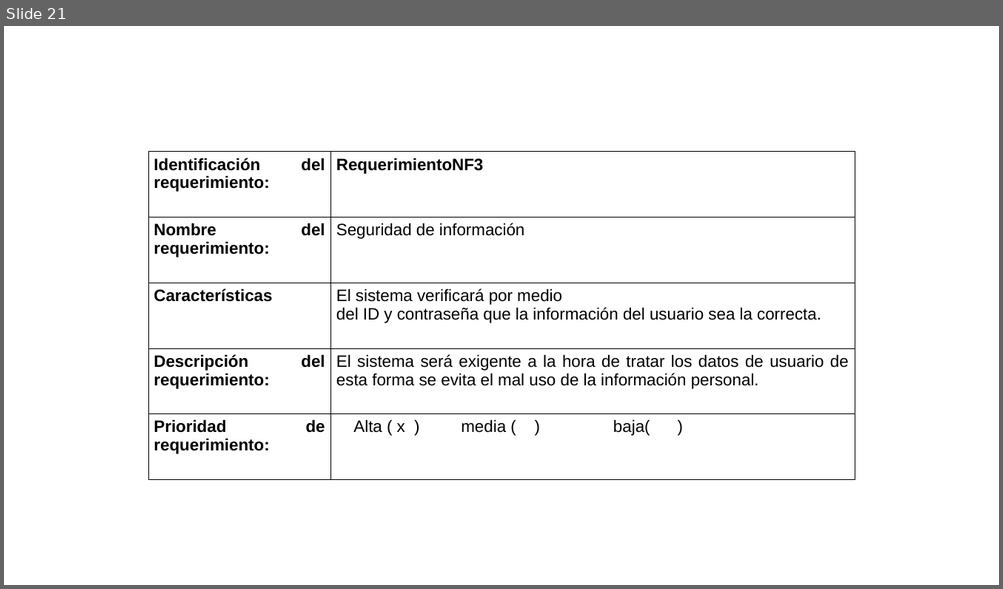
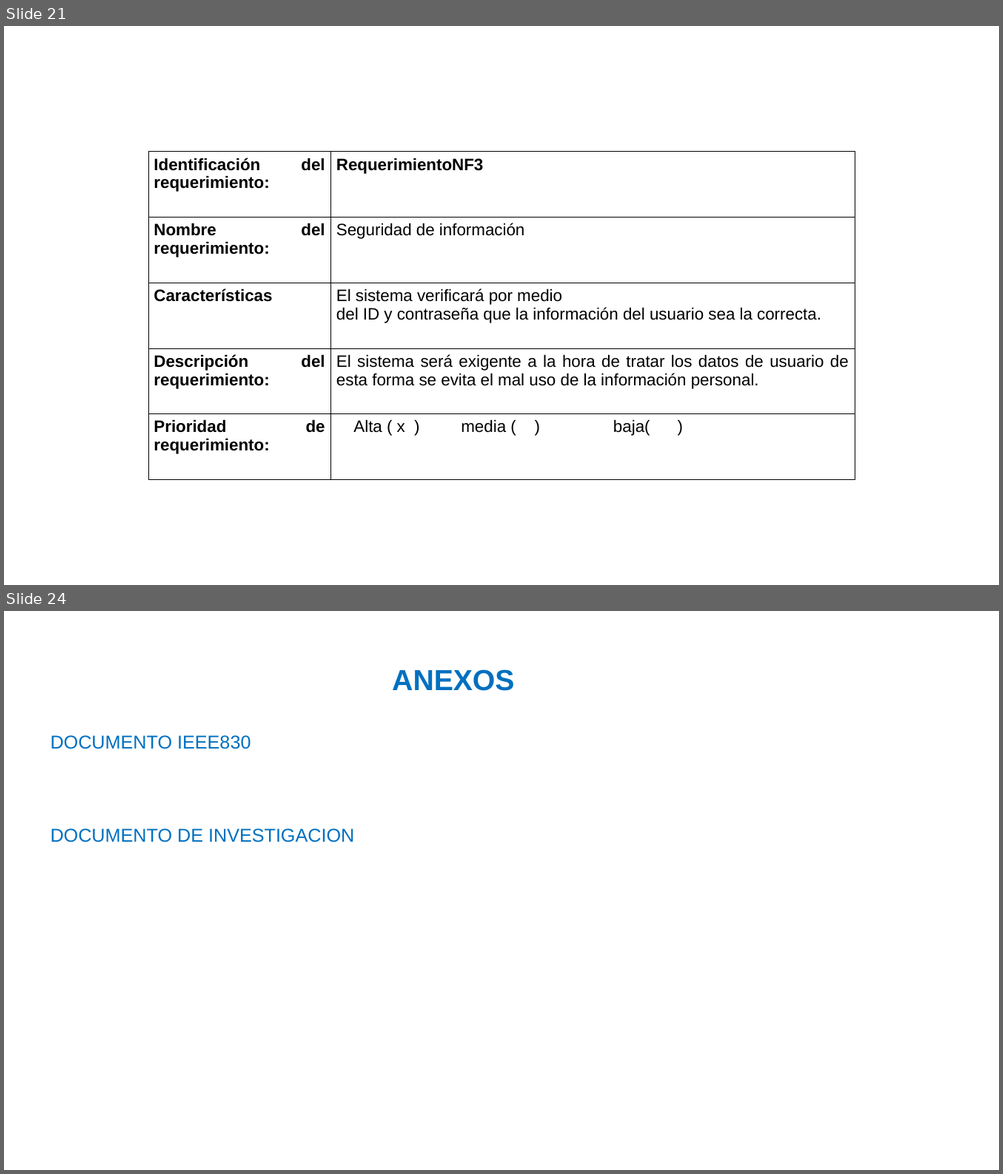
Before and after one commit to julianforero19/Proyecto_Parking, a slide deck: PLANTILLA_PRESENTACION_AVANCES_PROYECTO_.pptx. Shown one above the other, each under a label of ours: slide 21 before the commit, slides 21 and 24 after it; the slides between them are not shown. The pictures are 1003x589 and 1003x1174 pixels, drawn with LibreOffice and Linux fonts; fonts in the diff are those of the drawing; background and template pictures are left out. Boxes give left, top, right and bottom in pixels: in the first picture for what was removed or moved away, otherwise in the second. Text is boxed around its words. In the diff, an @@ line names an element or a change of style, - is before the commit and + after.

```diff
--- a/PLANTILLA_PRESENTACION_AVANCES_PROYECTO_.pptx
+++ b/PLANTILLA_PRESENTACION_AVANCES_PROYECTO_.pptx
@@ slide 24 added at bbox=[4, 611, 999, 1170], background picture (left out) @@
@@ text added at bbox=[392, 669, 514, 691], 28 pt, text #0070C0, bold @@
+ANEXOS
@@ text added at bbox=[51, 735, 250, 749], 18 pt, text #0070C0 @@
+DOCUMENTO IEEE830
@@ text added at bbox=[51, 829, 354, 843], 18 pt, text #0070C0 @@
+DOCUMENTO DE INVESTIGACION
```
Also in this commit, not shown: 1 slide changed, 2 other slides added, 2 other files.
